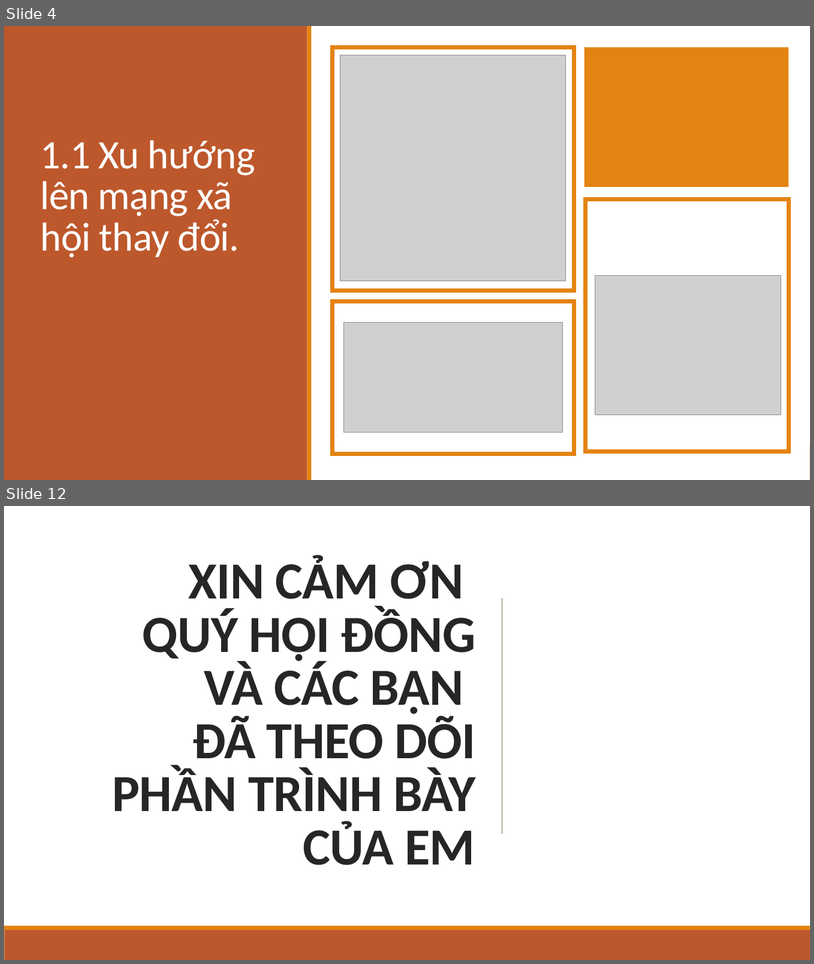
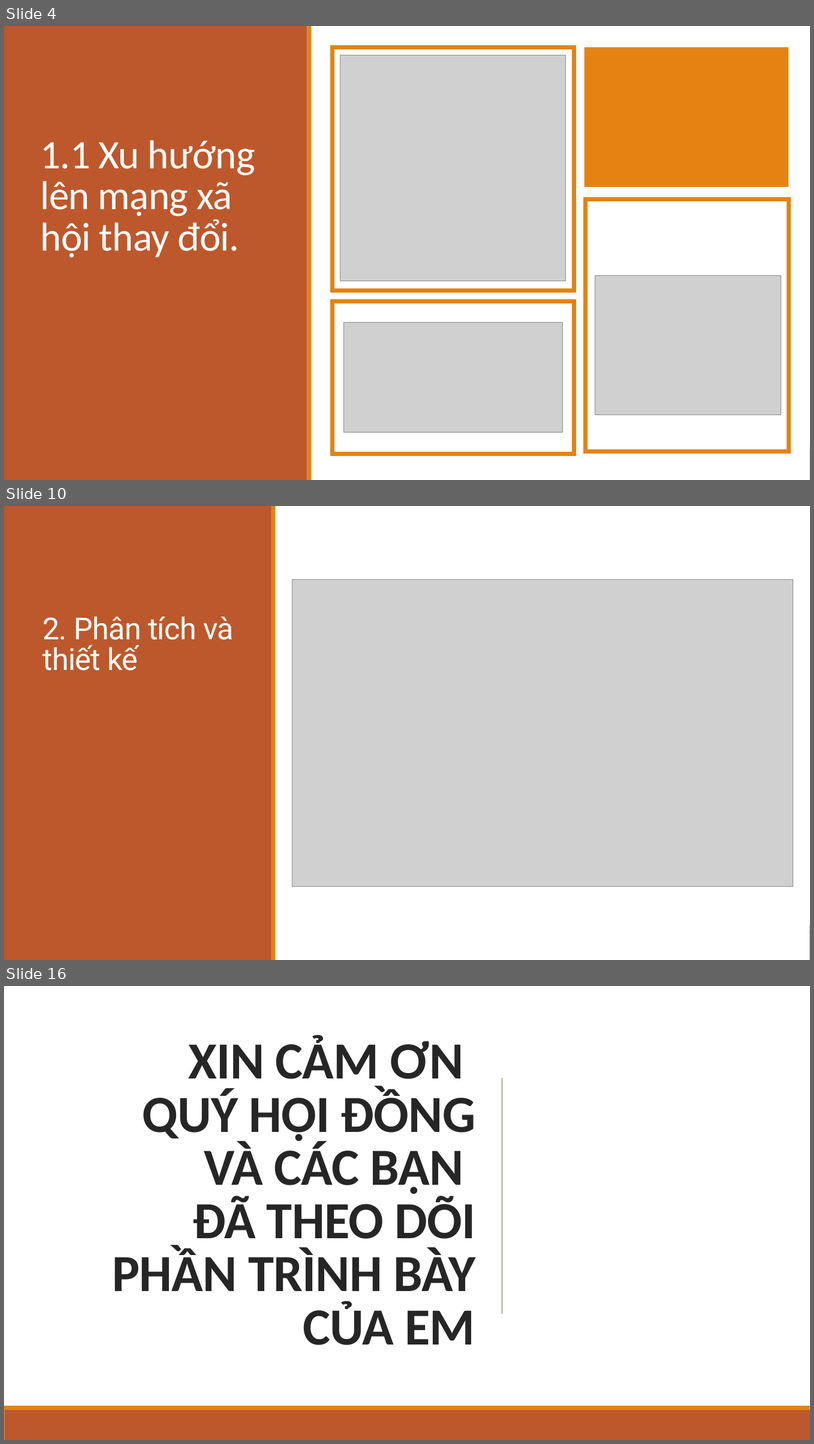
Before and after one commit to thedeadsheep/ang-VideoEditing, a slide deck: THIẾT KẾ VÀ XÂY DỰNG.pptx. Shown one above the other, each under a label of ours: slides 4 and 12 before the commit, slides 4, 10 and 16 after it; the slides between them are not shown. The pictures are 814x964 and 814x1444 pixels, drawn with LibreOffice and Linux fonts; fonts in the diff are those of the drawing; grey boxes stand for pictures. Boxes give left, top, right and bottom in pixels: in the first picture for what was removed or moved away, otherwise in the second. Text is boxed around its words. In the diff, an @@ line names an element or a change of style, - is before the commit and + after.

```diff
--- a/THIẾT KẾ VÀ XÂY DỰNG.pptx
+++ b/THIẾT KẾ VÀ XÂY DỰNG.pptx
@@ slide 10 added at bbox=[4, 506, 810, 960], background #FFFFFF @@
@@ rectangle added at bbox=[4, 506, 810, 960], fill #FFFFFF @@
@@ rectangle added at bbox=[4, 506, 272, 960], fill #BD582C @@
@@ rectangle added at bbox=[272, 506, 276, 960], fill #E48312 @@
@@ picture added at bbox=[292, 579, 794, 886] @@
@@ title added at bbox=[42, 616, 234, 670], 36 pt, text #FFFFFF @@
+2. Phân tích và thiết kế
@@ rectangle added at bbox=[4, 930, 810, 960], fill #BD582C @@
@@ rectangle added at bbox=[4, 925, 810, 930], fill #E48312 @@
@@ what was slide 12 is now slide 16 @@
```
Also in this commit, not shown: 9 slides changed, 3 other slides added, 2 other files.
